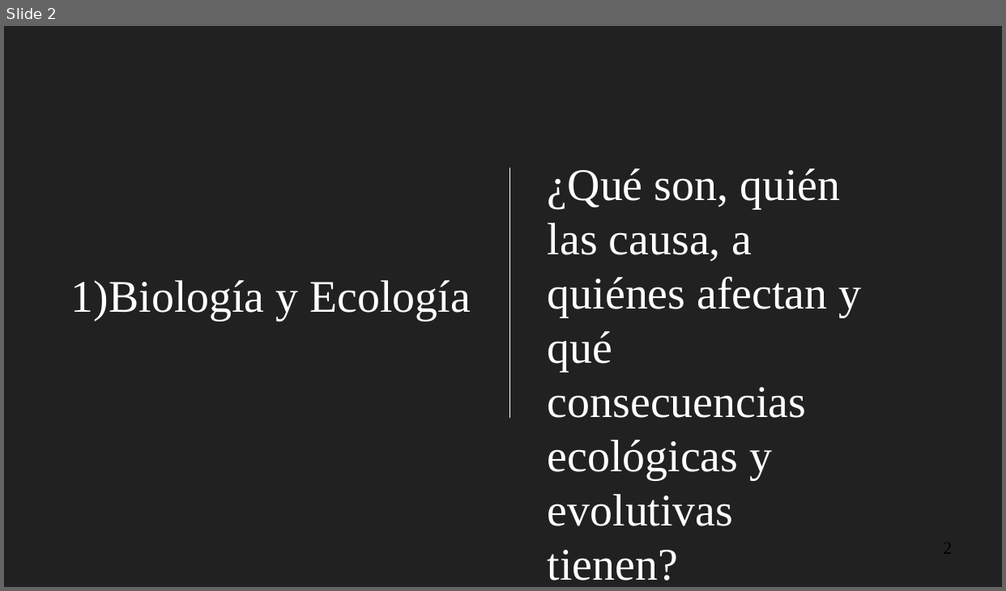
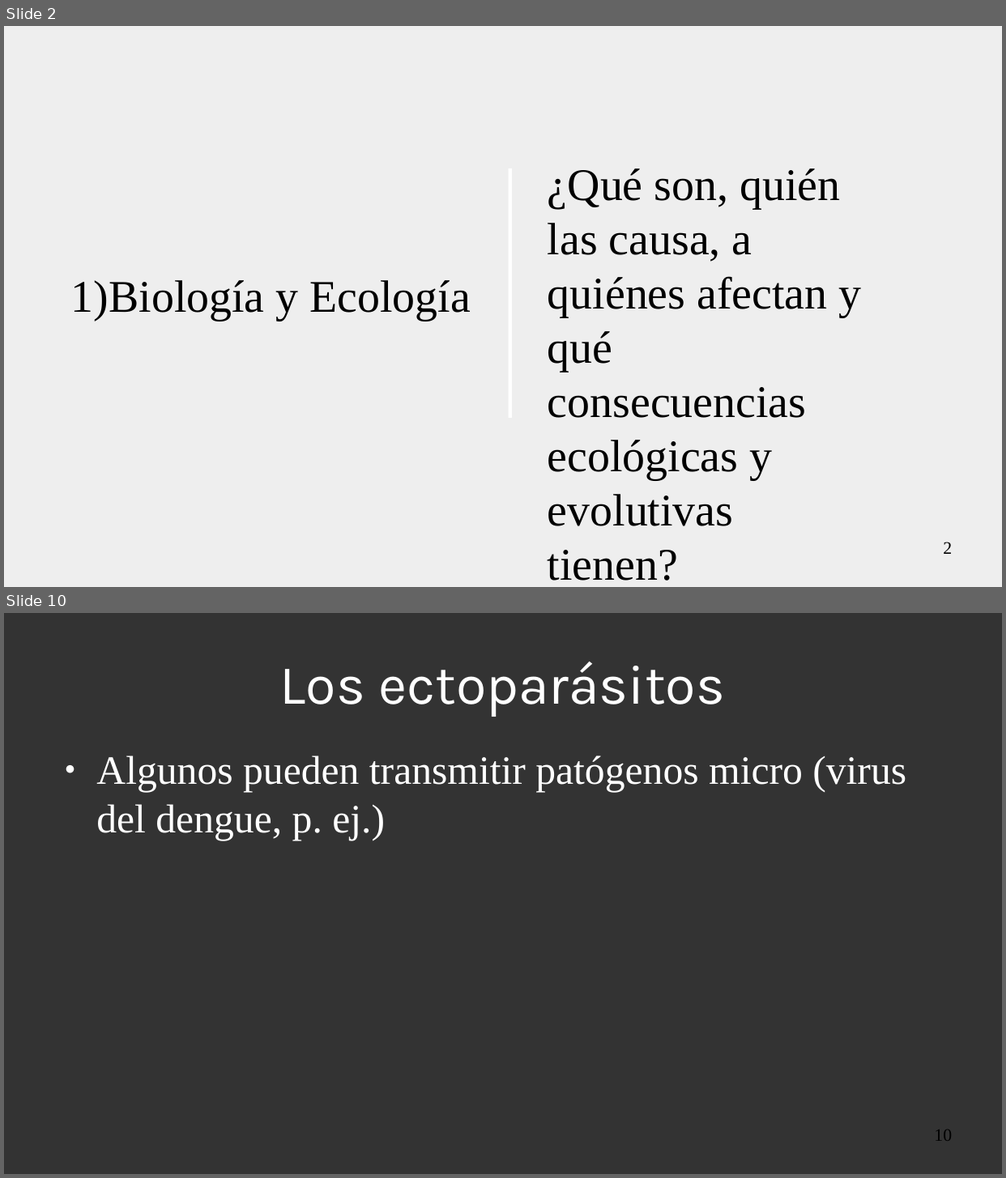
Before and after one commit to gerardommc/Medicina-Cons, a slide deck: Infecciosas.odp. Shown one above the other, each under a label of ours: slide 2 before the commit, slides 2 and 10 after it; the slides between them are not shown. The pictures are 1006x591 and 1006x1178 pixels, drawn with LibreOffice and Linux fonts; fonts in the diff are those of the drawing. Boxes give left, top, right and bottom in pixels: in the first picture for what was removed or moved away, otherwise in the second. Text is boxed around its words. In the diff, an @@ line names an element or a change of style, - is before the commit and + after.

```diff
--- a/Infecciosas.odp
+++ b/Infecciosas.odp
@@ slide 10 added at (4, 613, 1002, 1174), background #333333 @@
@@ title added at (280, 662, 725, 717), 44 pt, text #FFFFFF @@
+Los ectoparásitos
@@ text added at (96, 756, 906, 841), 32 pt, text #FFFFFF @@
+● Algunos pueden transmitir patógenos micro (virus del dengue, p. ej.)
@@ page number added at (934, 1130, 952, 1141), 14 pt, text #000000 @@
+10
@@ slide 2 changed as well @@
@@ background #212121 to #EEEEEE @@
@@ subtitle "Biología y Ecología" at (71, 280, 471, 321): text colour #FFFFFF to #000000; bullet colour #FFFFFF to #000000 @@
@@ line (510, 169) - (510, 418): stroke #FFFFFF 0 pt to #FFFFFF 2.83 pt @@
@@ text "¿Qué son, quién las causa, ..." at (548, 169, 861, 581): text colour #FFFFFF to #000000 @@
@@ page number added at (943, 542, 952, 554), 14 pt, text #000000 @@
+2
```
Also in this commit, not shown: 1 other slide changed, 7 other slides added, 17 other files.
